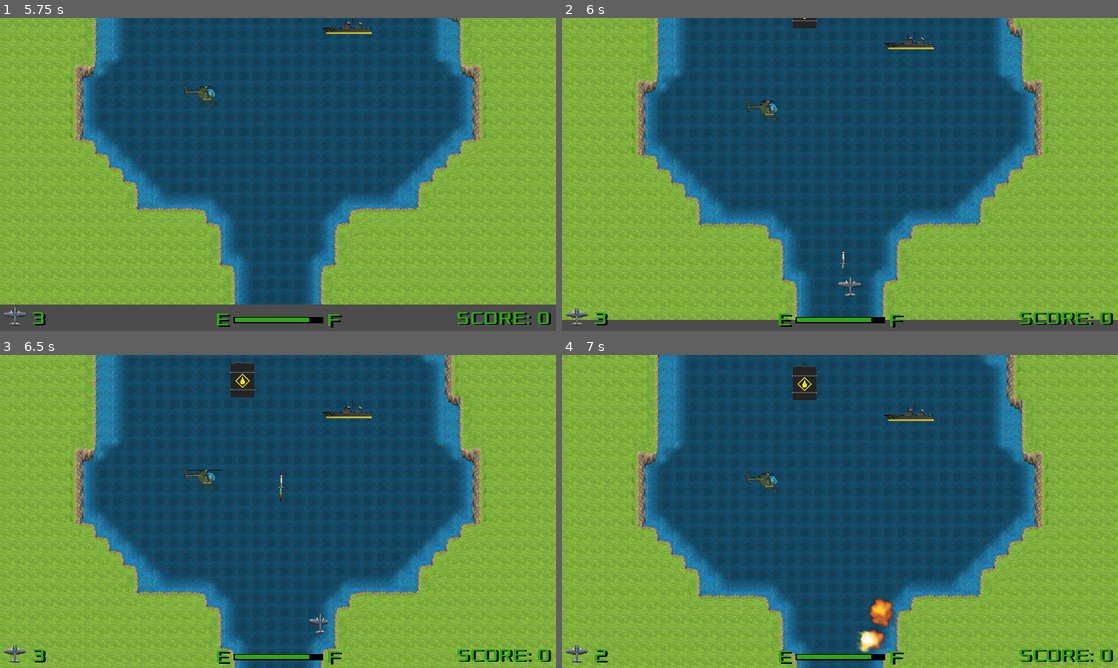
Above: before the commit, frames 1-4 (two rows, left to right).
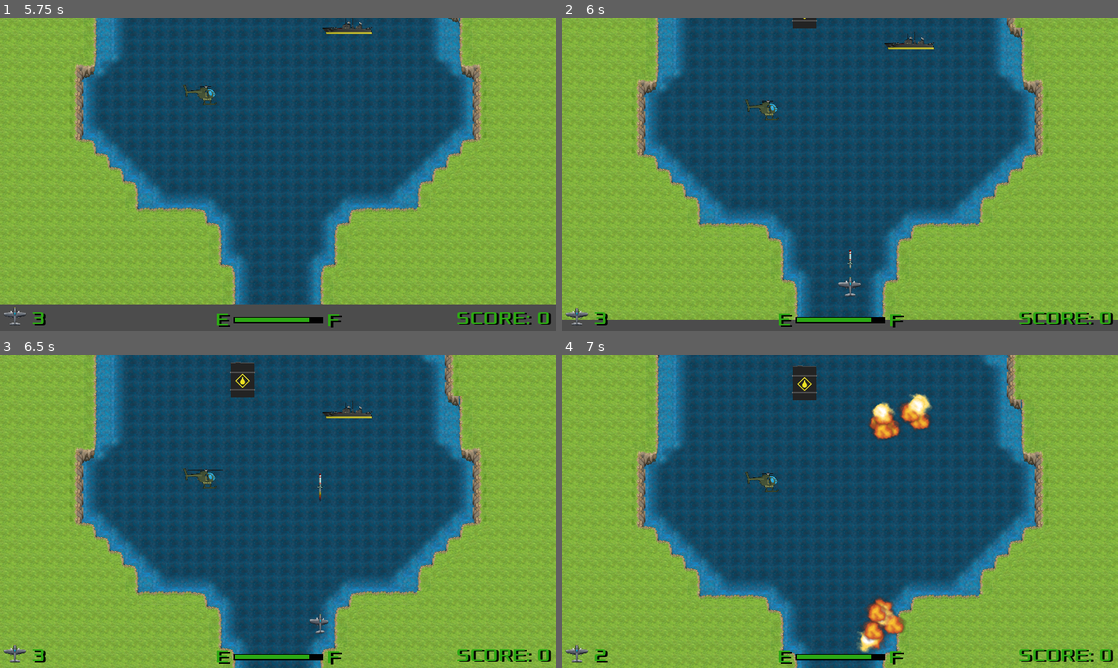
Above: after the commit, the same moments.

Repository: PawelKrywulko/TGW_G-8_Z1
Game: Godot game, scene res://scenes/GameManager.tscn
Same seed, same stepped clock (60 frames per second), same inputs: the game is played once before the commit and once after it.
Inputs:
- Up to frame 1 (5.75 s): tap Enter at 0.5 s; hold Right (ui_right) 0.53-1.28 s; hold Space (interact) 0.53-1.28 s; hold Down (ui_down) 1.28-2.03 s; tap Space (interact) at 1.35, 2.85, 4.35 s; hold Right (ui_right) 2.03-2.78 s; hold Space (interact) 2.03-2.78 s; hold Up (ui_up) 2.78-3.53 s; hold Space (interact) 3.53-4.28 s; hold Left (ui_left) 3.53-5.03 s; hold Down (ui_down) from 5.03 s (still down); hold Space (interact) from 5.03 s (still down)
- Up to frame 2 (6 s): release Down (ui_down) at 5.78 s; release Space (interact) at 5.78 s; hold Right (ui_right) from 5.78 s (still down); tap Space (interact) at 5.85 s
- Up to frame 3 (6.5 s): keep holding Right (ui_right)
- Up to frame 4 (7 s): release Right (ui_right) at 6.53 s; hold Up (ui_up) from 6.53 s (still down); hold Space (interact) from 6.53 s (still down)

Frame 1 is identical in both runs. In frame 2, less than 0.1% of the frame differs, in the area x 50-53%, y 74-80%; in frame 3, less than 0.1%; in frame 4, 1.6%, in the area x 54-67%, y 12-92%.
Error in both runs: Trying to assign value of type 'ProgressBar' to a variable of type 'Label'. (res://scripts/HUD.gd:6)

Commit message:
added: extra_life sound, fixed jet's distance to player, projectile moves with player in X axis

Diff:
--- a/River Raid/scenes/GameManager.tscn
+++ b/River Raid/scenes/GameManager.tscn
@@ -88,7 +88,6 @@
 position = Vector2( 960, 738 )
 
 [node name="HUD" parent="." instance=ExtResource( 2 )]
-editor/display_folded = true
 
 [node name="Fader" type="Node" parent="HUD"]
 editor/display_folded = true
@@ -105,11 +104,7 @@
 anims/FadeOut = SubResource( 3 )
 anims/Idle = SubResource( 4 )
 
-[node name="Fuel" parent="HUD" index="4"]
-editor/display_folded = true
-
 [node name="Levels" type="Node" parent="."]
-editor/display_folded = true
 
 [node name="Level1" parent="Levels" instance=ExtResource( 4 )]
 editor/display_folded = true
@@ -118,38 +113,52 @@
 [node name="Chopper7" parent="Levels/Level1" instance=ExtResource( 5 )]
 position = Vector2( 858.818, 339.532 )
 is_static = true
+distance_to_player = 500.0
+speed = 100
 
 [node name="Chopper6" parent="Levels/Level1" instance=ExtResource( 5 )]
 position = Vector2( 1058.54, 183.957 )
 scale = Vector2( -1, 1 )
 is_static = true
-choose_direction = "left"
+distance_to_player = 500.0
+choose_direction = "left"
+speed = 100
 
 [node name="Chopper5" parent="Levels/Level1" instance=ExtResource( 5 )]
 position = Vector2( 563.224, 842.839 )
 is_static = true
+distance_to_player = 500.0
+speed = 100
 
 [node name="Chopper4" parent="Levels/Level1" instance=ExtResource( 5 )]
 position = Vector2( 1471.24, 1526.76 )
 scale = Vector2( -1, 1 )
 is_static = true
-choose_direction = "left"
+distance_to_player = 500.0
+choose_direction = "left"
+speed = 100
 
 [node name="Chopper3" parent="Levels/Level1" instance=ExtResource( 5 )]
 position = Vector2( 821.003, 2800.87 )
 scale = Vector2( -1, 1 )
 is_static = true
-choose_direction = "left"
+distance_to_player = 500.0
+choose_direction = "left"
+speed = 100
 
 [node name="Chopper2" parent="Levels/Level1" instance=ExtResource( 5 )]
 position = Vector2( 1134.87, 3859.73 )
 scale = Vector2( -1, 1 )
 is_static = true
-choose_direction = "left"
+distance_to_player = 500.0
+choose_direction = "left"
+speed = 100
 
 [node name="Chopper" parent="Levels/Level1" instance=ExtResource( 5 )]
 position = Vector2( 701.257, 5036.51 )
 is_static = true
+distance_to_player = 500.0
+speed = 100
 
 [node name="FuelTank6" parent="Levels/Level1" instance=ExtResource( 6 )]
 position = Vector2( 984.934, 443.551 )
@@ -173,41 +182,65 @@
 position = Vector2( 1346.15, 782.922 )
 scale = Vector2( -1, 1 )
 is_static = true
-choose_direction = "left"
+distance_to_player = 500.0
+choose_direction = "left"
+speed = 100
+exlosion_number = 10
 
 [node name="Ship7" parent="Levels/Level1" instance=ExtResource( 7 )]
 position = Vector2( 924.861, 2330.85 )
 is_static = true
+distance_to_player = 500.0
+speed = 100
+exlosion_number = 10
 
 [node name="Ship6" parent="Levels/Level1" instance=ExtResource( 7 )]
 position = Vector2( 1552.06, 2755.01 )
 scale = Vector2( -1, 1 )
 is_static = true
-choose_direction = "left"
+distance_to_player = 500.0
+choose_direction = "left"
+speed = 100
+exlosion_number = 10
 
 [node name="Ship5" parent="Levels/Level1" instance=ExtResource( 7 )]
 position = Vector2( 1677.29, 3024.43 )
 is_static = true
+distance_to_player = 500.0
+speed = 100
+exlosion_number = 10
 
 [node name="Ship4" parent="Levels/Level1" instance=ExtResource( 7 )]
 position = Vector2( 943.198, 3303.38 )
 is_static = true
+distance_to_player = 500.0
+speed = 100
+exlosion_number = 10
 
 [node name="Ship3" parent="Levels/Level1" instance=ExtResource( 7 )]
 position = Vector2( 1284.57, 4139.35 )
 scale = Vector2( -1, 1 )
 is_static = true
-choose_direction = "left"
+distance_to_player = 500.0
+choose_direction = "left"
+speed = 100
+exlosion_number = 10
 
 [node name="Ship2" parent="Levels/Level1" instance=ExtResource( 7 )]
 position = Vector2( 934.816, 4361.65 )
 is_static = true
+distance_to_player = 500.0
+speed = 100
+exlosion_number = 10
 
 [node name="Ship" parent="Levels/Level1" instance=ExtResource( 7 )]
 position = Vector2( 1200.23, 4797.25 )
 scale = Vector2( -1, 1 )
 is_static = true
-choose_direction = "left"
+distance_to_player = 500.0
+choose_direction = "left"
+speed = 100
+exlosion_number = 10
 
 [node name="Level2" parent="Levels" instance=ExtResource( 8 )]
 editor/display_folded = true
@@ -219,6 +252,7 @@
 [node name="Chopper8" parent="Levels/Level2" instance=ExtResource( 5 )]
 position = Vector2( 1222.11, 266.772 )
 scale = Vector2( -1, 1 )
+is_static = false
 distance_to_player = 1200.0
 choose_direction = "left"
 speed = 200
@@ -226,11 +260,13 @@
 [node name="Chopper7" parent="Levels/Level2" instance=ExtResource( 5 )]
 position = Vector2( 1633.08, 1070.7 )
 is_static = true
+distance_to_player = 500.0
 speed = 200
 
 [node name="Chopper6" parent="Levels/Level2" instance=ExtResource( 5 )]
 position = Vector2( 681.352, 569.596 )
 scale = Vector2( -1, 1 )
+is_static = false
 distance_to_player = 700.0
 choose_direction = "left"
 speed = 200
@@ -238,15 +274,18 @@
 [node name="Chopper5" parent="Levels/Level2" instance=ExtResource( 5 )]
 position = Vector2( 670.537, 1748.44 )
 is_static = true
+distance_to_player = 500.0
 speed = 200
 
 [node name="Chopper4" parent="Levels/Level2" instance=ExtResource( 5 )]
 position = Vector2( 1037.88, 2121.31 )
+is_static = false
 distance_to_player = 1200.0
 speed = 200
 
 [node name="Chopper3" parent="Levels/Level2" instance=ExtResource( 5 )]
 position = Vector2( 512.78, 4095.16 )
+is_static = false
 distance_to_player = 700.0
 speed = 200
 
@@ -254,6 +293,7 @@
 position = Vector2( 563.544, 4552.33 )
 scale = Vector2( -1, 1 )
 is_static = true
+distance_to_player = 500.0
 choose_direction = "left"
 speed = 200
 
@@ -267,58 +307,79 @@
 
 [node name="Ship10" parent="Levels/Level2" instance=ExtResource( 7 )]
 position = Vector2( 1438.41, 659.722 )
-distance_to_player = 700.0
-speed = 120
+is_static = false
+distance_to_player = 700.0
+speed = 120
+exlosion_number = 10
 
 [node name="Ship9" parent="Levels/Level2" instance=ExtResource( 7 )]
 position = Vector2( 410.974, 1146.4 )
+is_static = false
 distance_to_player = 300.0
 speed = 120
+exlosion_number = 10
 
 [node name="Ship8" parent="Levels/Level2" instance=ExtResource( 7 )]
 position = Vector2( 1560.98, 1586.22 )
 scale = Vector2( -1, 1 )
 is_static = true
-choose_direction = "left"
-speed = 120
+distance_to_player = 500.0
+choose_direction = "left"
+speed = 120
+exlosion_number = 10
 
 [node name="Ship7" parent="Levels/Level2" instance=ExtResource( 7 )]
 position = Vector2( 860.055, 2978.46 )
+is_static = false
 distance_to_player = 600.0
 speed = 120
+exlosion_number = 10
 
 [node name="Ship6" parent="Levels/Level2" instance=ExtResource( 7 )]
 position = Vector2( 1263.31, 3198.96 )
 scale = Vector2( -1, 1 )
+is_static = false
 distance_to_player = 1000.0
 choose_direction = "left"
 speed = 120
+exlosion_number = 10
 
 [node name="Ship5" parent="Levels/Level2" instance=ExtResource( 7 )]
 position = Vector2( 720.804, 3431.6 )
 is_static = true
+distance_to_player = 500.0
+speed = 100
+exlosion_number = 10
 
 [node name="Ship4" parent="Levels/Level2" instance=ExtResource( 7 )]
 position = Vector2( 1265.28, 4163.66 )
+is_static = false
 distance_to_player = 300.0
 speed = 120
+exlosion_number = 10
 
 [node name="Ship3" parent="Levels/Level2" instance=ExtResource( 7 )]
 position = Vector2( 1409.4, 5104.35 )
 scale = Vector2( -1, 1 )
+is_static = false
 distance_to_player = 600.0
 choose_direction = "left"
 speed = 120
+exlosion_number = 10
 
 [node name="Ship2" parent="Levels/Level2" instance=ExtResource( 7 )]
 position = Vector2( 643.809, 4935.88 )
 is_static = true
-speed = 120
+distance_to_player = 500.0
+speed = 120
+exlosion_number = 10
 
 [node name="Ship" parent="Levels/Level2" instance=ExtResource( 7 )]
 position = Vector2( 798.364, 5313.98 )
+is_static = false
 distance_to_player = 250.0
 speed = 120
+exlosion_number = 10
 
 [node name="FuelTank7" parent="Levels/Level2" instance=ExtResource( 6 )]
 position = Vector2( 1612.26, 1288.76 )
@@ -348,81 +409,110 @@
 [node name="Baloon4" parent="Levels/Level3" instance=ExtResource( 11 )]
 position = Vector2( 882.995, 1580.98 )
 scale = Vector2( -1, 1 )
+is_static = false
 distance_to_player = 800.0
 choose_direction = "left"
+speed = 100
+exlosion_number = 10
 
 [node name="Baloon3" parent="Levels/Level3" instance=ExtResource( 11 )]
 position = Vector2( 1274.25, 2556.48 )
 scale = Vector2( -1, 1 )
+is_static = false
 distance_to_player = 1000.0
 choose_direction = "left"
+speed = 100
+exlosion_number = 10
 
 [node name="Baloon2" parent="Levels/Level3" instance=ExtResource( 11 )]
 position = Vector2( 751.366, 3381.15 )
-distance_to_player = 700.0
+is_static = false
+distance_to_player = 700.0
+speed = 100
+exlosion_number = 10
 
 [node name="Baloon" parent="Levels/Level3" instance=ExtResource( 11 )]
 position = Vector2( 988.99, 5319.89 )
 scale = Vector2( -1, 1 )
-distance_to_player = 700.0
-choose_direction = "left"
+is_static = false
+distance_to_player = 700.0
+choose_direction = "left"
+speed = 100
+exlosion_number = 10
 
 [node name="Chopper4" parent="Levels/Level3" instance=ExtResource( 5 )]
 position = Vector2( 891.404, 193.417 )
+is_static = false
 distance_to_player = 700.0
 speed = 200
 
 [node name="Chopper3" parent="Levels/Level3" instance=ExtResource( 5 )]
 position = Vector2( 819.924, 874.584 )
 scale = Vector2( -1, 1 )
+is_static = false
 distance_to_player = 1000.0
 choose_direction = "left"
 speed = 200
 
 [node name="Chopper2" parent="Levels/Level3" instance=ExtResource( 5 )]
 position = Vector2( 672.758, 1055.39 )
+is_static = false
 distance_to_player = 800.0
 speed = 200
 
 [node name="Chopper" parent="Levels/Level3" instance=ExtResource( 5 )]
 position = Vector2( 1415.37, 4354.81 )
+is_static = false
+distance_to_player = 500.0
 speed = 200
 
 [node name="Ship6" parent="Levels/Level3" instance=ExtResource( 7 )]
 position = Vector2( 1198.35, 470.931 )
 scale = Vector2( -1, 1 )
+is_static = false
 distance_to_player = 1200.0
 choose_direction = "left"
 speed = 120
+exlosion_number = 10
 
 [node name="Ship5" parent="Levels/Level3" instance=ExtResource( 7 )]
 position = Vector2( 1185.74, 2018.27 )
+is_static = false
 distance_to_player = 900.0
 speed = 120
+exlosion_number = 10
 
 [node name="Ship4" parent="Levels/Level3" instance=ExtResource( 7 )]
 position = Vector2( 946.066, 2178.05 )
-distance_to_player = 700.0
-speed = 120
+is_static = false
+distance_to_player = 700.0
+speed = 120
+exlosion_number = 10
 
 [node name="Ship3" parent="Levels/Level3" instance=ExtResource( 7 )]
 position = Vector2( 1118.95, 3578.47 )
 scale = Vector2( -1, 1 )
+is_static = false
 distance_to_player = 1000.0
 choose_direction = "left"
 speed = 120
+exlosion_number = 10
 
 [node name="Ship2" parent="Levels/Level3" instance=ExtResource( 7 )]
 position = Vector2( 814.39, 4504.8 )
+is_static = false
 distance_to_player = 1000.0
 speed = 120
+exlosion_number = 10
 
 [node name="Ship" parent="Levels/Level3" instance=ExtResource( 7 )]
 position = Vector2( 1389.88, 4726.68 )
 scale = Vector2( -1, 1 )
-distance_to_player = 700.0
-choose_direction = "left"
-speed = 120
+is_static = false
+distance_to_player = 700.0
+choose_direction = "left"
+speed = 120
+exlosion_number = 10
 
 [node name="FuelTank6" parent="Levels/Level3" instance=ExtResource( 6 )]
 position = Vector2( 717.302, 675.232 )
@@ -446,18 +536,23 @@
 position = Vector2( 946.684, 5761.81 )
 
 [node name="Level4" parent="Levels" instance=ExtResource( 12 )]
-editor/display_folded = true
 position = Vector2( 0, -22229 )
 
 [node name="Baloon2" parent="Levels/Level4" instance=ExtResource( 11 )]
 position = Vector2( 195.73, 2456.62 )
 scale = Vector2( -1, 1 )
 is_static = true
-choose_direction = "left"
+distance_to_player = 500.0
+choose_direction = "left"
+speed = 100
+exlosion_number = 10
 
 [node name="Baloon" parent="Levels/Level4" instance=ExtResource( 11 )]
 position = Vector2( 912.018, 5532.95 )
-distance_to_player = 700.0
+is_static = false
+distance_to_player = 700.0
+speed = 100
+exlosion_number = 10
 
 [node name="FuelTank5" parent="Levels/Level4" instance=ExtResource( 6 )]
 position = Vector2( 371.179, 1205.5 )
@@ -476,16 +571,23 @@
 
 [node name="Tank2" parent="Levels/Level4" instance=ExtResource( 13 )]
 position = Vector2( 725.871, 2421.04 )
+is_static = false
 distance_to_player = 1500.0
+speed = 100
+exlosion_number = 10
 
 [node name="Tank" parent="Levels/Level4" instance=ExtResource( 13 )]
 position = Vector2( 778.983, 3616.07 )
 scale = Vector2( -1, 1 )
+is_static = false
 distance_to_player = 1500.0
 choose_direction = "left"
+speed = 100
+exlosion_number = 10
 
 [node name="Chopper6" parent="Levels/Level4" instance=ExtResource( 5 )]
 position = Vector2( 1496.09, 666.934 )
+is_static = false
 distance_to_player = 700.0
 speed = 200
 
@@ -493,19 +595,25 @@
 position = Vector2( 342.478, 547.967 )
 scale = Vector2( -1, 1 )
 is_static = true
-choose_direction = "left"
+distance_to_player = 500.0
+choose_direction = "left"
+speed = 100
 
 [node name="Chopper4" parent="Levels/Level4" instance=ExtResource( 5 )]
 position = Vector2( 1525.5, 1734.21 )
 is_static = true
+distance_to_player = 500.0
+speed = 100
 
 [node name="Chopper3" parent="Levels/Level4" instance=ExtResource( 5 )]
 position = Vector2( 895.567, 2136.46 )
+is_static = false
 distance_to_player = 1000.0
 speed = 200
 
 [node name="Chopper2" parent="Levels/Level4" instance=ExtResource( 5 )]
 position = Vector2( 1447.31, 3925.9 )
+is_static = false
 distance_to_player = 1200.0
 speed = 200
 
@@ -513,40 +621,53 @@
 position = Vector2( 1619.93, 5019.13 )
 scale = Vector2( -1, 1 )
 is_static = true
-choose_direction = "left"
+distance_to_player = 500.0
+choose_direction = "left"
+speed = 100
 
 [node name="Ship5" parent="Levels/Level4" instance=ExtResource( 7 )]
 position = Vector2( 447.024, 1485.28 )
+is_static = false
 distance_to_player = 1400.0
 speed = 120
+exlosion_number = 10
 
 [node name="Ship4" parent="Levels/Level4" instance=ExtResource( 7 )]
 position = Vector2( 1563.45, 1142.23 )
 scale = Vector2( -1, 1 )
+is_static = false
 distance_to_player = 900.0
 choose_direction = "left"
 speed = 120
+exlosion_number = 10
 
 [node name="Ship3" parent="Levels/Level4" instance=ExtResource( 7 )]
 position = Vector2( 1366.12, 2688.3 )
 scale = Vector2( -1, 1 )
+is_static = false
 distance_to_player = 1400.0
 choose_direction = "left"
 speed = 120
+exlosion_number = 10
 
 [node name="Ship2" parent="Levels/Level4" instance=ExtResource( 7 )]
 position = Vector2( 327.527, 4076.38 )
 is_static = true
+distance_to_player = 500.0
+speed = 100
+exlosion_number = 10
 
 [node name="Ship" parent="Levels/Level4" instance=ExtResource( 7 )]
 position = Vector2( 264.827, 4453.01 )
 is_static = true
+distance_to_player = 500.0
+speed = 100
+exlosion_number = 10
 
 [node name="Bridge" parent="Levels/Level4" instance=ExtResource( 9 )]
 position = Vector2( 964.889, 5758.21 )
 
 [node name="Level5" parent="Levels" instance=ExtResource( 14 )]
-editor/display_folded = true
 position = Vector2( 0, -27989 )
 
 [node name="FuelTank3" parent="Levels/Level5" instance=ExtResource( 6 )]
@@ -561,69 +682,91 @@
 [node name="Baloon2" parent="Levels/Level5" instance=ExtResource( 11 )]
 position = Vector2( 1338.39, 1665.21 )
 scale = Vector2( -1, 1 )
+is_static = false
 distance_to_player = 1500.0
 choose_direction = "left"
+speed = 100
+exlosion_number = 10
 
 [node name="Baloon" parent="Levels/Level5" instance=ExtResource( 11 )]
 position = Vector2( 390.817, 3268.1 )
+is_static = false
 distance_to_player = 800.0
+speed = 100
+exlosion_number = 10
 
 [node name="Ship5" parent="Levels/Level5" instance=ExtResource( 7 )]
 position = Vector2( 1396.95, 3490.59 )
 scale = Vector2( -1, 1 )
+is_static = false
 distance_to_player = 1200.0
 choose_direction = "left"
 speed = 120
+exlosion_number = 10
 
 [node name="Ship4" parent="Levels/Level5" instance=ExtResource( 7 )]
 position = Vector2( 925.053, 3991.56 )
+is_static = false
 distance_to_player = 1000.0
 speed = 120
+exlosion_number = 10
 
 [node name="Ship3" parent="Levels/Level5" instance=ExtResource( 7 )]
 position = Vector2( 809.861, 4161.71 )
+is_static = false
 distance_to_player = 900.0
 speed = 120
+exlosion_number = 10
 
 [node name="Ship2" parent="Levels/Level5" instance=ExtResource( 7 )]
 position = Vector2( 1221.02, 4872.74 )
 scale = Vector2( -1, 1 )
+is_static = false
 distance_to_player = 900.0
 choose_direction = "left"
 speed = 120
+exlosion_number = 10
 
 [node name="Ship" parent="Levels/Level5" instance=ExtResource( 7 )]
 position = Vector2( 453.342, 4713.13 )
+is_static = false
 distance_to_player = 1000.0
+speed = 100
+exlosion_number = 10
 
 [node name="Chopper2" parent="Levels/Level5" instance=ExtResource( 5 )]
 position = Vector2( 632.041, 1348.36 )
 scale = Vector2( -1, 1 )
+is_static = false
 distance_to_player = 700.0
 choose_direction = "left"
 speed = 200
 
 [node name="Chopper" parent="Levels/Level5" instance=ExtResource( 5 )]
 position = Vector2( 308.998, 1720.56 )
+is_static = false
 distance_to_player = 900.0
 speed = 200
 
 [node name="Jet2" parent="Levels/Level5" instance=ExtResource( 15 )]
 position = Vector2( 1832.92, 189.613 )
 scale = Vector2( -1, 1 )
-distance_to_player = 1500.0
+distance_to_player = 2000.0
 choose_direction = "left"
 
 [node name="Jet" parent="Levels/Level5" instance=ExtResource( 15 )]
 position = Vector2( 35.1133, 2542.21 )
-distance_to_player = 1500.0
+distance_to_player = 2000.0
 
 [node name="Tank" parent="Levels/Level5" instance=ExtResource( 13 )]
 position = Vector2( 1060.42, 695.246 )
+is_static = false
 distance_to_player = 1200.0
+speed = 100
+exlosion_number = 10
 
 [node name="Bridge" parent="Levels/Level5" instance=ExtResource( 9 )]
-position = Vector2( 941.544, 5765.99 )
+position = Vector2( 942.198, 5779 )
 
 [node name="Player" parent="." instance=ExtResource( 16 )]
 editor/display_folded = true
--- a/River Raid/scenes/Player.tscn
+++ b/River Raid/scenes/Player.tscn
@@ -12,6 +12,7 @@
 [ext_resource path="res://sounds/refueling.wav" type="AudioStream" id=10]
 [ext_resource path="res://sounds/refuelled.wav" type="AudioStream" id=11]
 [ext_resource path="res://sounds/out_of_fuel.wav" type="AudioStream" id=12]
+[ext_resource path="res://sounds/extra_life.wav" type="AudioStream" id=13]
 
 [sub_resource type="SpriteFrames" id=1]
 animations = [ {
@@ -69,6 +70,10 @@
 stream = ExtResource( 12 )
 volume_db = -13.665
 
+[node name="ExtraLife" type="AudioStreamPlayer2D" parent="."]
+stream = ExtResource( 13 )
+attenuation = 0.554785
+
 [node name="CollisionPolygon2D" type="CollisionPolygon2D" parent="."]
 polygon = PoolVector2Array( -4.57874, -47.1605, -0.704529, -49.8725, 3.16968, -48.5165, 7.4314, -39.9932, 7.4314, -33.0 …(646 unchanged characters)…
 [connection signal="area_entered" from="." to="." method="_on_Player_area_entered"]
--- a/River Raid/scripts/Enemy/Jet.gd
+++ b/River Raid/scripts/Enemy/Jet.gd
@@ -3,6 +3,7 @@
 
 func on_ready() -> void:
 	.on_ready()
+	distance_to_player = 2000
 	points = 100
 
 func vehicle_action() -> void:
--- a/River Raid/scripts/Player.gd
+++ b/River Raid/scripts/Player.gd
@@ -98,6 +98,8 @@
 		projectile = Projectile.instance()
 		projectile.position = pos
 		get_tree().get_root().add_child(projectile)
+	if get_tree().get_root().has_node("Projectile"):
+		projectile.position.x = position.x
 
 func can_shoot() -> bool:
 	return get_tree().get_root().get_node_or_null("Projectile") == null && is_any_button_pressed
@@ -181,4 +183,5 @@
 	lives = base_lives
 
 func _on_HUD_bonus_score_reached():
+	$ExtraLife.play()
 	lives += 1
Not shown: 1 places in River Raid/scenes/Player.tscn that only renumber resources
Not shown, added: River Raid/sounds/extra_life.wav.import
Not shown, added: River Raid/sounds/extra_life.wav
